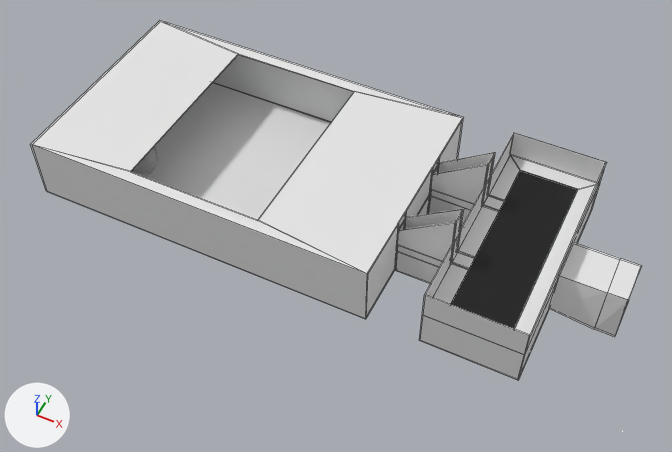
Before and after pictures for a commit that changed the Blender file blender/Room5555.blend.
Before and after are seen from a camera (50 mm lens) standing at (-4.0, -47.6, 72.3) and looking at (-32.2, 8.8, 1.8). Every picture has the same lights, and +X, +Y and +Z are marked at lower left. The older version comes first. Mesh edges are drawn as thin lines on the coarser meshes.

The scene before the commit, as lines of its bpy script (objects in view):
```python
me_mesh_003 = bpy.data.meshes.new('Mesh.003')
me_mesh_003.from_pydata(...)  # 24 vertices, 13 faces; spans x -25.8..-16.2, y -11.8..11.6, z 3.9
# faces by material slot: [12, 1]
me_mesh_003.materials.append(mat_material_003)  # white #e7e7e7
me_mesh_003.materials.append(mat_material)  # black #000000
# before: 0 (-24.0, 5.1, 3.9), 1 (-24.0, 3.3, 3.9), 2 (-24.0, -5.1, 3.9), 3 (-24.0, 9.9, 3.9), 4 (-24.0, -10.1, 3.9)
# before: 5 (-24.0, 4.9, 3.9), 6 (-24.0, 3.5, 3.9), 7 (-24.0, -3.3, 3.9), 8 (-24.0, -3.5, 3.9), 9 (-24.0, -4.9, 3.9)
# before: 10 (-17.9, 9.9, 3.9), 11 (-17.9, -10.1, 3.9), 12 (-16.2, 11.6, 3.9), 13 (-16.2, -11.8, 3.9), 14 (-25.8, -11.8, 3.9)
# before: 15 (-25.8, 11.6, 3.9), 16 (-25.8, -5.1, 3.9), 17 (-25.8, 4.9, 3.9), 18 (-25.8, 3.5, 3.9), 19 (-25.8, -3.3, 3.9)
# before: 20 (-25.8, -3.5, 3.9), 21 (-25.8, -4.9, 3.9), 22 (-25.8, 5.1, 3.9), 23 (-25.8, 3.3, 3.9)
me_mesh_017 = bpy.data.meshes.new('Mesh.017')
me_mesh_017.from_pydata(...)  # 188 vertices, 113 faces; spans x -69.3..-9.6, y -11.8..11.6, z -1.2..9.8
# faces by material slot: [110, 2, 1]
me_mesh_017.materials.append(mat_material_003)  # white #e7e7e7
me_mesh_017.materials.append(mat_floor)  # white #e7e7e7
me_mesh_017.materials.append(mat_portalface)  # white #e7e7e7
ob_ceiling = bpy.data.objects.new('Ceiling', me_mesh_003)
ob_ceiling.location = (6.32, 12.74, 0.0)
_m = ob_ceiling.modifiers.new('Shell', 'SOLIDIFY')
_m.thickness = 0.1
_m.use_even_offset = True
ob_room = bpy.data.objects.new('Room', me_mesh_017)
ob_room.location = (6.32, 12.74, 0.0)
_m = ob_room.modifiers.new('Shell', 'SOLIDIFY')
_m.thickness = 0.1
_m.use_even_offset = True
```
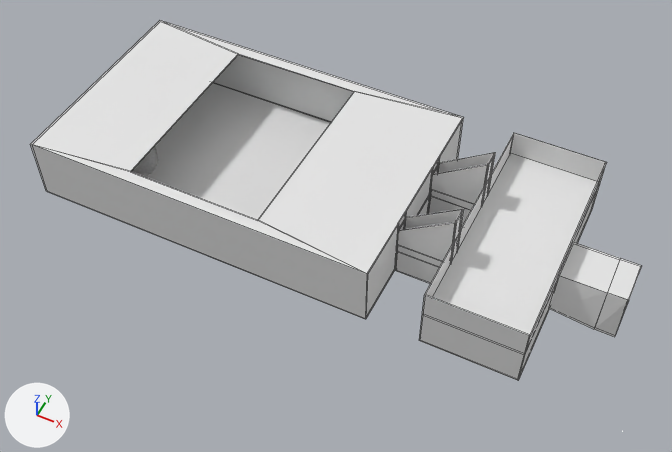
Edits to the bpy script that builds the scene:
```text
Change me_mesh_003:
    used by ob_ceiling; location = (6.32, 12.74, 0.0)
    verts and faces of me_mesh_003; kept vertices keep their numbers, new ones are numbered from 24
    remove me_mesh_003.from_pydata(...)  # 24 vertices, 13 faces; spans x -25.8..-16.2, y -11.8..11.6, z 3.9
    add me_mesh_003.from_pydata(...)  # 4 vertices, 1 face; spans x -25.8..-16.2, y -11.8..11.6, z 3.9
    me_mesh_003 part 1
    add delete_vertices([*range(0, 12), *range(16, 24)])  # with the faces that use them
    add faces += [(12, 13, 14, 15)]
    remove me_mesh_003.materials.append(mat_material)  # black #000000
```

What differs and where, as boxes (x1, y1, x2, y2) in the pictures (672 x 452 px):
'Ceiling', reshaped
    before: (433, 155, 596, 335)
    after: (433, 153, 597, 335)
